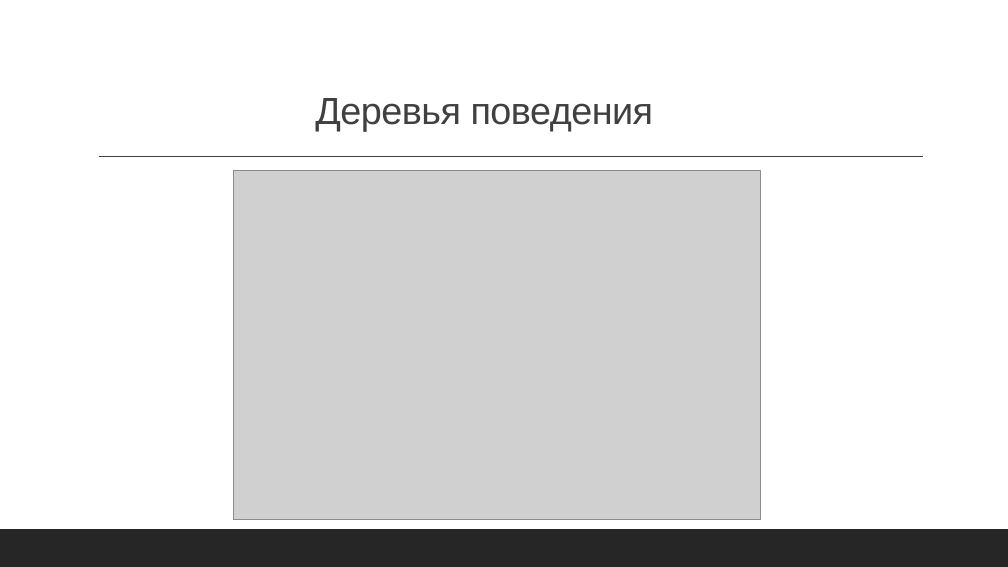
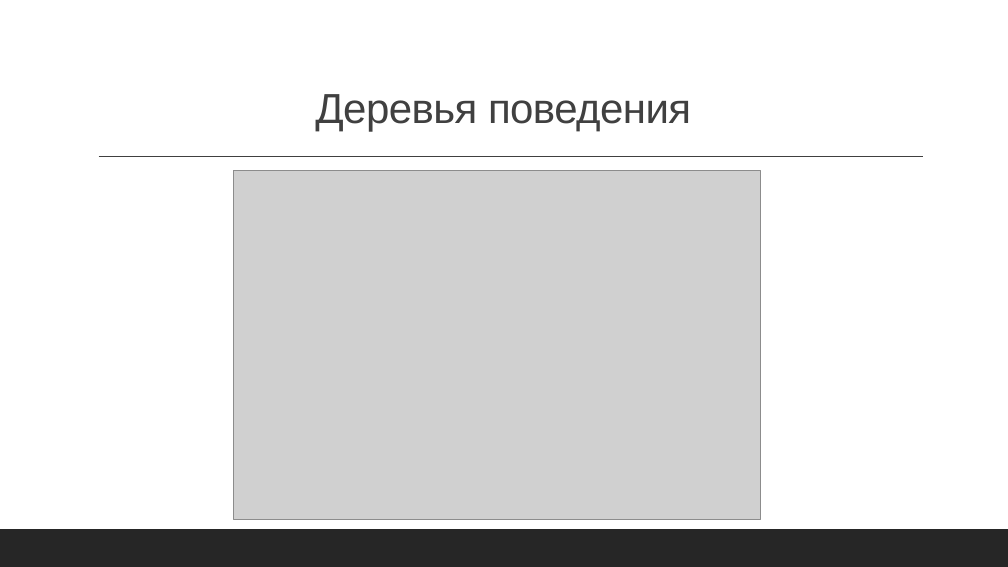
Before and after one commit to Kojom/DiplomaReport, a slide deck: slide 9 of My_own/Презентация.pptx. Drawn at 1008x567 pixels with LibreOffice and Linux fonts; fonts in the diff are those of the drawing; grey boxes stand for pictures. Boxes give left, top, right and bottom in pixels: in the first picture for what was removed or moved away, otherwise in the second. Text is boxed around its words. In the diff, an @@ line names an element or a change of style, - is before the commit and + after.

```diff
--- a/My_own/Презентация.pptx
+++ b/My_own/Презентация.pptx
@@ title "Деревья поведения" at (x1=315, y1=94, x2=691, y2=131): size 36 to 40 pt @@
```
Also in this commit, not shown: 2 other slides changed, 23 other files.
